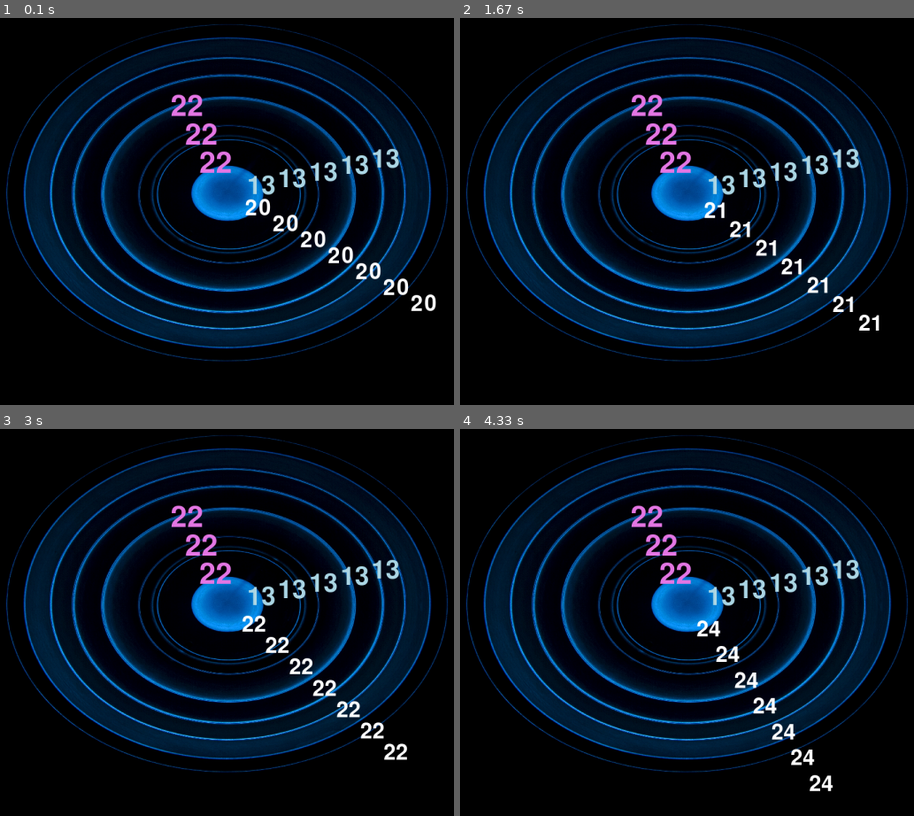
Above: before the commit, frames 1-4 (two rows, left to right).
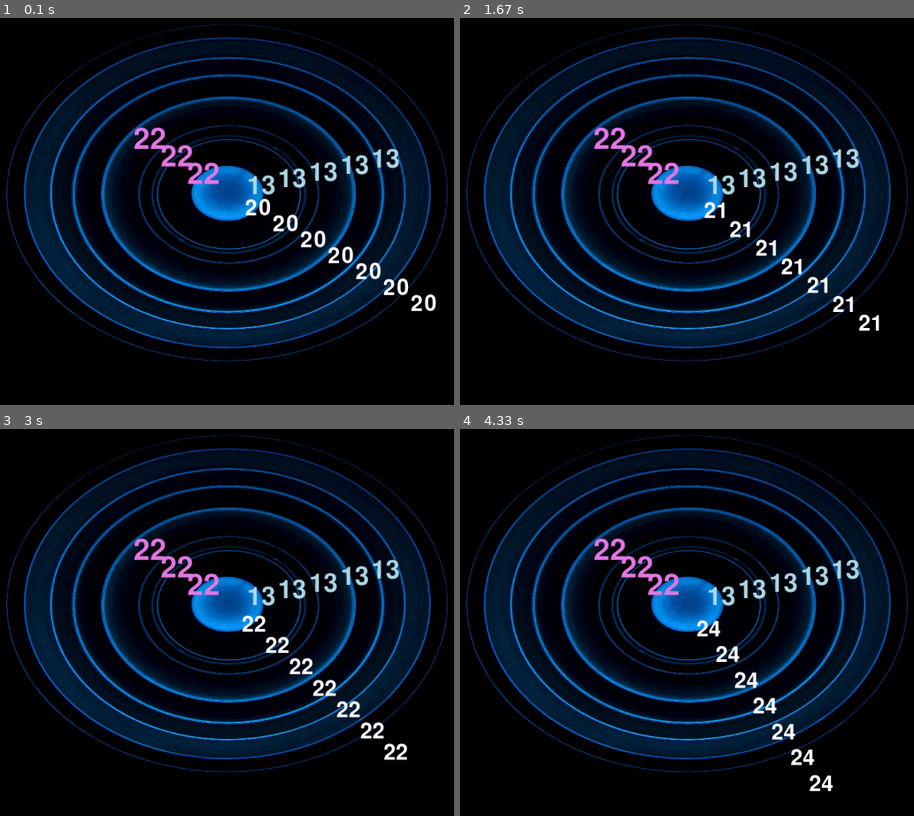
Above: after the commit, the same moments.

Repository: Take-YourTime/Pygame-Project
Game: pygame game, started from Digital and Analog Clock/Digital and Analog Clock.py
Two runs of this game, one before a commit and one after it. Both use one fixed random seed, a clock stepped at 60 frames per second and the inputs below.
Inputs:
- Up to frame 1 (0.1 s): no input
- Up to frame 2 (1.67 s): no input
- Up to frame 3 (3 s): no input
- Up to frame 4 (4.33 s): no input

The runs differ from the first frame. In frame 1, 1.3% of the frame differs, in the area x 29-51%, y 19-44%; in frame 2, 1.3%; in frame 3, 1.3%; in frame 4, 1.3%.

Commit message:
Fix clock hour display

Diff:
--- a/Digital and Analog Clock/Number.py
+++ b/Digital and Analog Clock/Number.py
@@ -61,7 +61,7 @@
                 if(self.time == time.minute):  # 若時間相同，則不更新
                     return
                 self.time = time.minute
-                degree = time.hour * 15 + time.minute * 0.25
+                degree = (time.hour % 12) * 30 + time.minute * 0.25
                 for hour in group:
                     hour.x, hour.y = circle_location(hour.r, degree)
                     hour.x += hour.original_x
